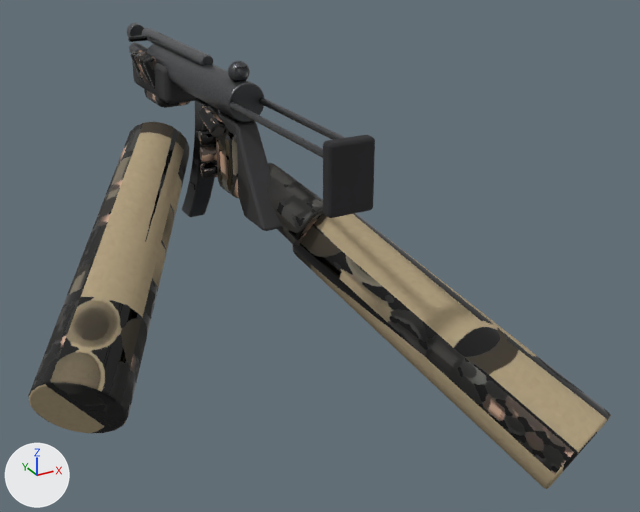
One commit to the glTF model spil/sigtekorn/modeller/mp.glb: the scene before it, then after it.
Rendered twice from a camera (50 mm lens) standing at (-0.39, -0.932, 0.255) and looking at (0.061, -0.114, -0.154). The axes (+X, +Y, +Z) are drawn at lower left. The lights are the same throughout. The older version comes first. Vertices at exactly the same position are counted once.

The first picture shows 'hænder', 'mp'.
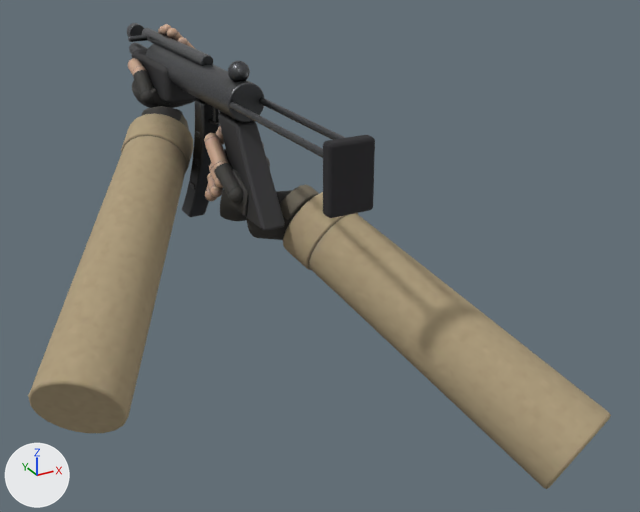
Diff of the bpy script that builds the scene:
```diff
--- a/spil/sigtekorn/modeller/mp.glb.py
+++ b/spil/sigtekorn/modeller/mp.glb.py
@@ me_højre_håndflade @@
 # used by ob_hænder; location = (0.0, 0.0, 0.0)
-me_højre_håndflade.from_pydata(...)  # 1296 vertices, 2536 faces; spans x -0.281..0.235, y -0.441..0.238, z -0.324..0.032
+me_højre_håndflade.from_pydata(...)  # 24208 vertices, 48080 faces; spans x -0.281..0.235, y -0.441..0.237, z -0.324..0.066
+# me_højre_håndflade part 1: a new loose piece, a UV sphere (16 segments, 10 rings, poles along z) spanning x -0.035..-0.02, y -0.05..-0.035, z -0.078..-0.062, in mat_hænder
+# me_højre_håndflade part 2: a new loose piece, a UV sphere (16 segments, 10 rings, poles along z) spanning x -0.036..-0.021, y -0.037..-0.022, z -0.093..-0.078, in mat_hænder
+# me_højre_håndflade part 3: a new loose piece, a UV sphere (16 segments, 10 rings, poles along z) spanning x -0.035..-0.02, y -0.018..-0.002, z -0.104..-0.089, in mat_hænder
+# me_højre_håndflade part 4: a new loose piece, a UV sphere (16 segments, 10 rings, poles along z) spanning x -0.031..-0.011, y -0.081..-0.06, z -0.088..-0.068, in mat_hænder
+# me_højre_håndflade part 5: a new loose piece, a UV sphere (16 segments, 10 rings, poles along z) spanning x -0.036..-0.017, y -0.052..-0.033, z -0.064..-0.045, in mat_hænder
+# me_højre_håndflade part 6: a new loose piece, a UV sphere (16 segments, 10 rings, poles along z) spanning x -0.035..-0.018, y -0.026..-0.009, z -0.038..-0.021, in mat_hænder
+# me_højre_håndflade part 7: the loose piece of 108 vertices spanning x -0.012..0.071, y -0.146..-0.046, z -0.135..-0.048 is multiplied about its middle by the matrix ((0.825, -0.006, -0.285), (0.424, 0.666, 0.31), (0.236, -0.472, 0.845)), then moved by (0.005, 0.03, -0.024)
+# me_højre_håndflade part 8: the loose piece of 84 vertices spanning x -0.039..-0.021, y -0.052..-0.008, z -0.018..0.01 is deleted
+# me_højre_håndflade part 9: 2 vertices moved within x 0.014..0.027, y -0.005..0.211, z -0.026..0.026; 859 vertices removed from x -0.037..0.036, y -0.062..0.238, z -0.092..0.032; 19621 vertices added at x -0.091..0.109, y -0.152..0.237, z -0.17..0.066
+# me_højre_håndflade part 10: 470 kept faces spanning x -0.281..0.235, y -0.441..0.155, z -0.324..-0.036 get new texture (UV) coordinates
+# other edits to the shape of me_højre_håndflade do not show in these pictures
 me_højre_håndflade.materials.append(mat_hænder)
```

Changed parts and their boxes [x1, y1, x2, y2] in the pictures (640 x 512 px; the box of a moved part takes in the faces that stretch with it):
'hænder', reshaped
    before: [28, 50, 611, 489]
    after: [28, 24, 611, 489]
part 1 of me_højre_håndflade, added
    after: [214, 177, 223, 188]
part 2 of me_højre_håndflade, added
    after: [210, 185, 223, 197]
part 3 of me_højre_håndflade, added
    after: [205, 189, 217, 201]
part 4 of me_højre_håndflade, added
    after: [228, 186, 243, 203]
part 5 of me_højre_håndflade, added
    after: [213, 161, 228, 172]
part 6 of me_højre_håndflade, added
    after: [204, 133, 219, 142]
part 7 of me_højre_håndflade, moved or reshaped
    before: [268, 163, 324, 247]
    after: [247, 190, 296, 240]
part 8 of me_højre_håndflade, deleted
    before: [198, 106, 226, 137]
part 9 of me_højre_håndflade, built on
    before: [131, 50, 239, 198]
    after: [121, 24, 358, 270]
part 10 of me_højre_håndflade, surface changed
    before: [28, 121, 611, 476]
    after: [28, 135, 611, 476]
